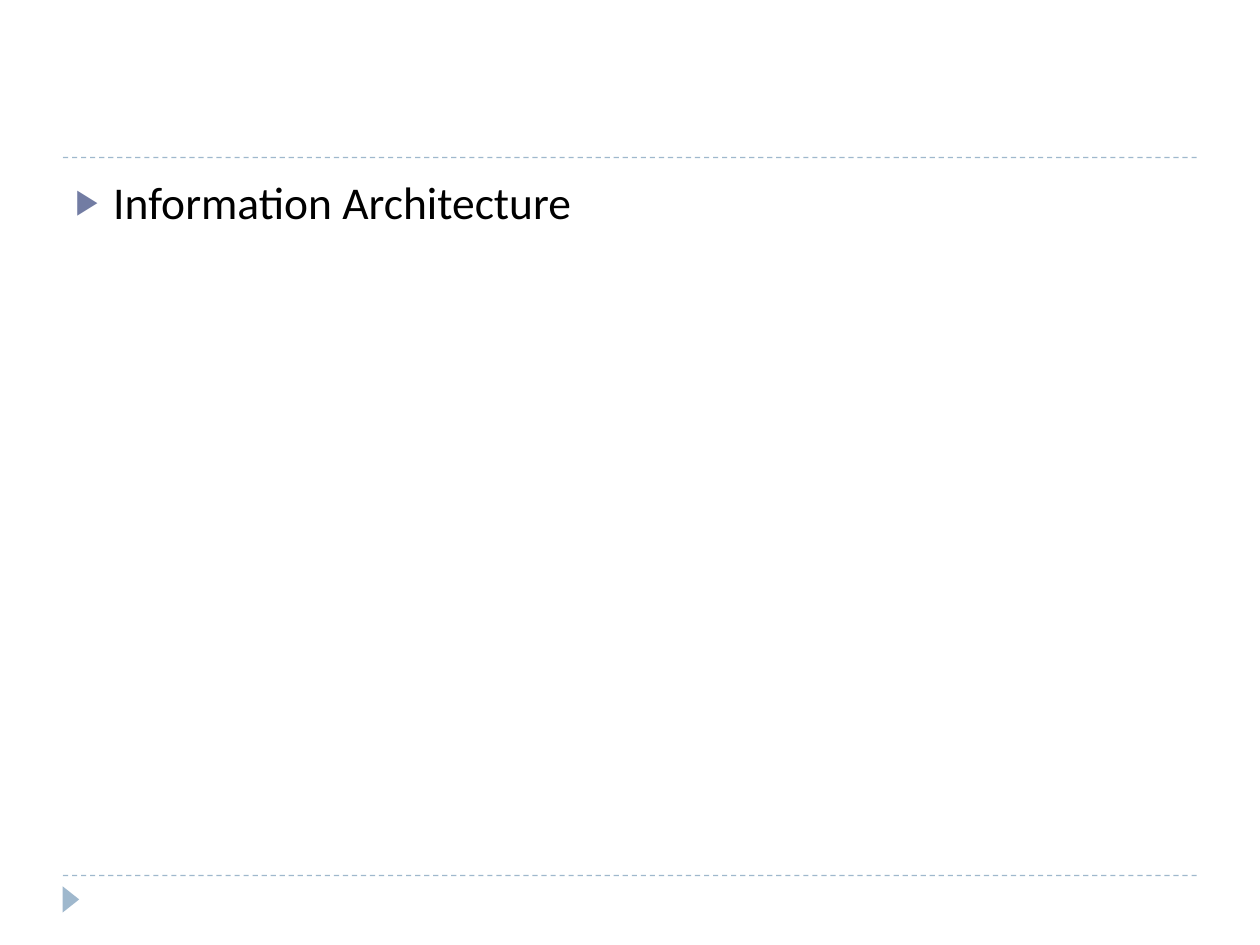
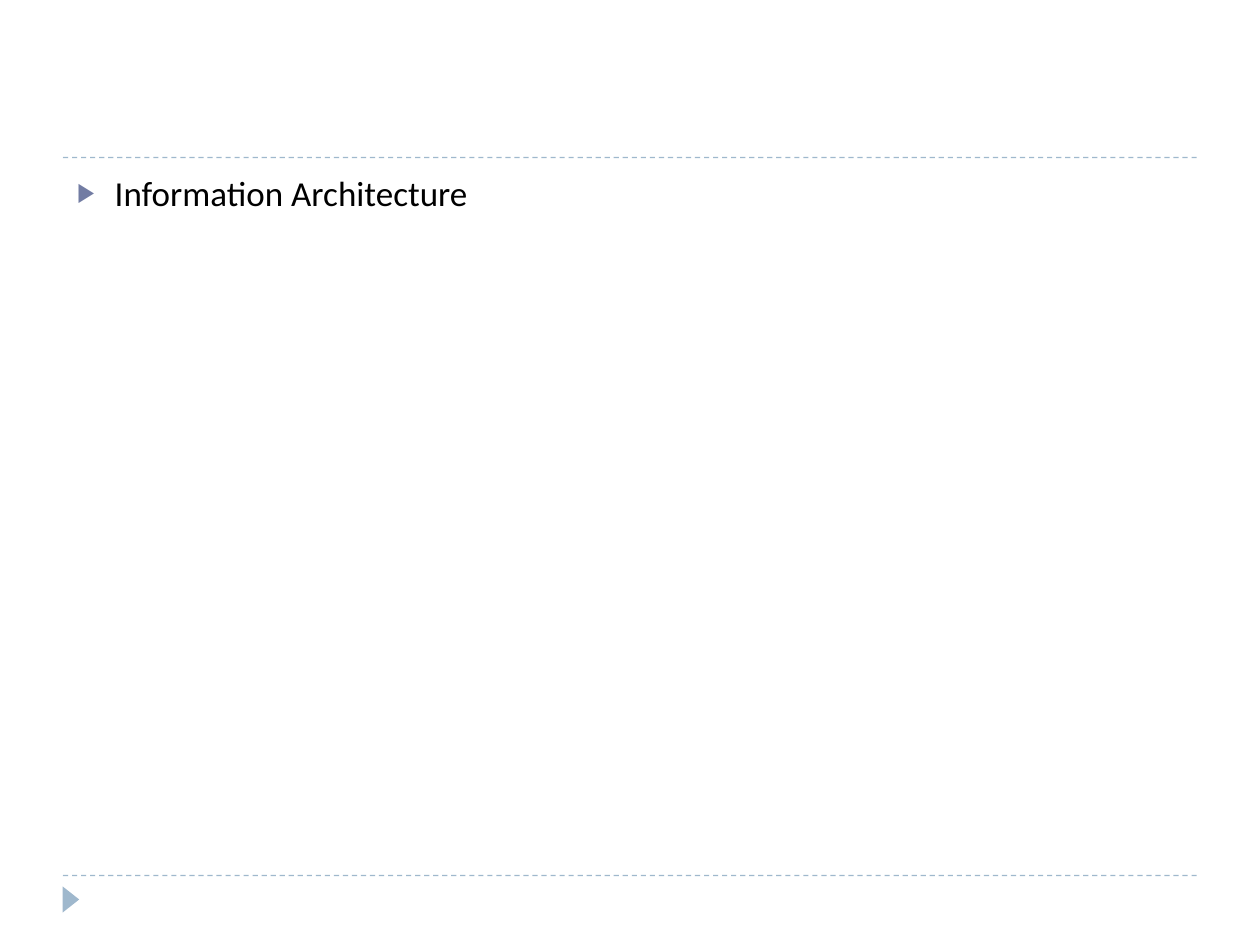
Before and after one commit to windieccf/t1-shipping, a slide deck: slide 23 of Enterprise Architech Presentation.pptx. Drawn at 1260x945 pixels with LibreOffice and Linux fonts; fonts in the diff are those of the drawing. Boxes give left, top, right and bottom in pixels: in the first picture for what was removed or moved away, otherwise in the second. Text is boxed around its words. In the diff, an @@ line names an element or a change of style, - is before the commit and + after.

```diff
--- a/Enterprise Architech Presentation.pptx
+++ b/Enterprise Architech Presentation.pptx
@@ text "Information Architecture" at box(115, 181, 467, 207): size 26 to 20 pt @@
```
Also in this commit, not shown: 8 other slides changed, 1 slide added.
